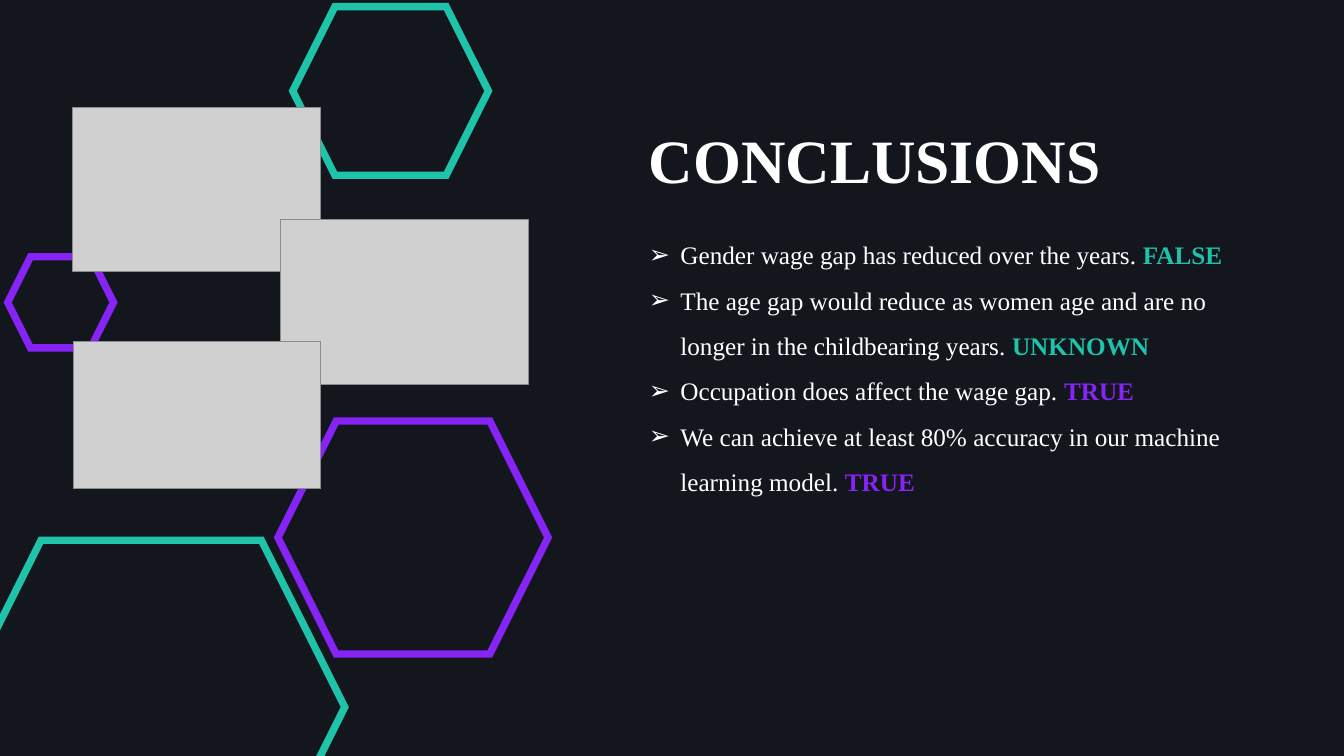
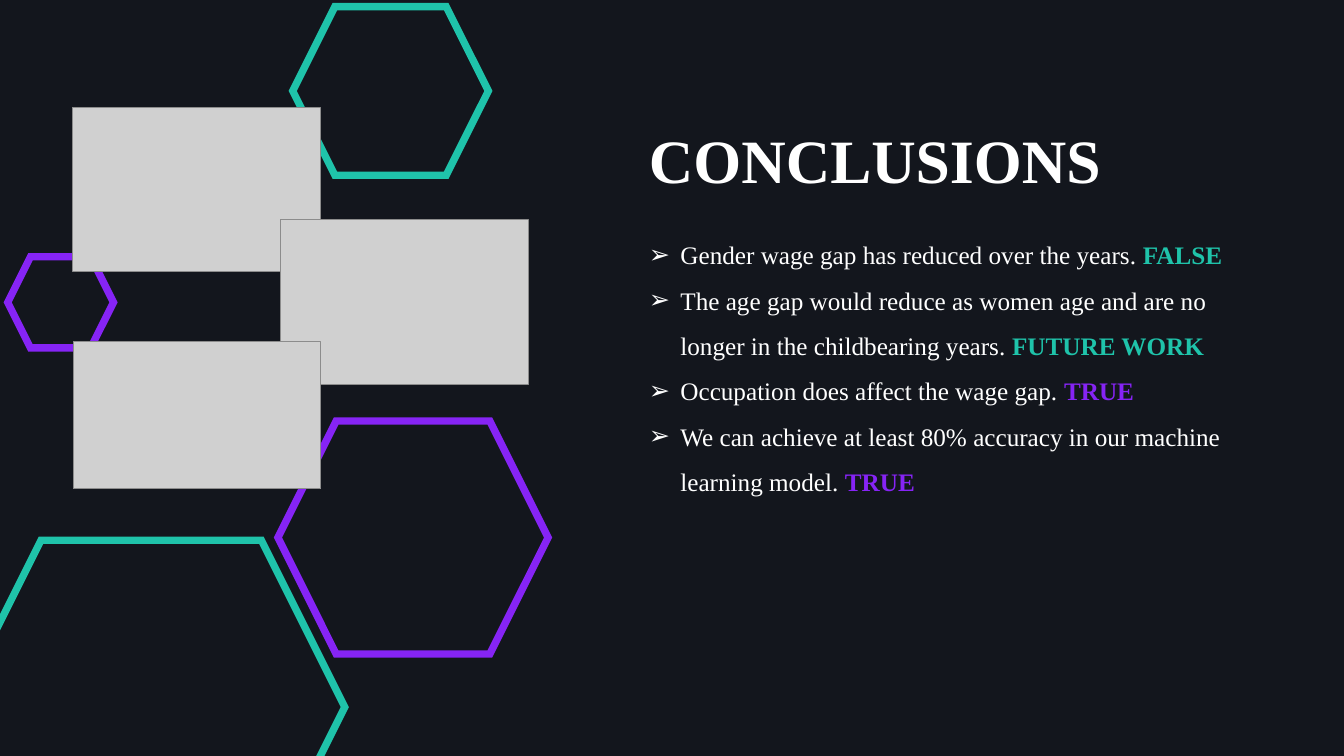
Before and after one commit to KelliDSmith/Group2_Capstone, a slide deck: slide 7 of Wage-Gap-Capstone.pptx. Drawn at 1344x756 pixels with LibreOffice and Linux fonts; fonts in the diff are those of the drawing; grey boxes stand for pictures. Boxes give left, top, right and bottom in pixels: in the first picture for what was removed or moved away, otherwise in the second. Text is boxed around its words. In the diff, an @@ line names an element or a change of style, - is before the commit and + after.

```diff
--- a/Wage-Gap-Capstone.pptx
+++ b/Wage-Gap-Capstone.pptx
@@ text at (680,292,1206,361): text changed @@
-➢ The age gap would reduce as women age and are no longer in the childbearing years. UNKNOWN
+➢ The age gap would reduce as women age and are no longer in the childbearing years. FUTURE WORK
```
Also in this commit, not shown: 2 other slides changed.
